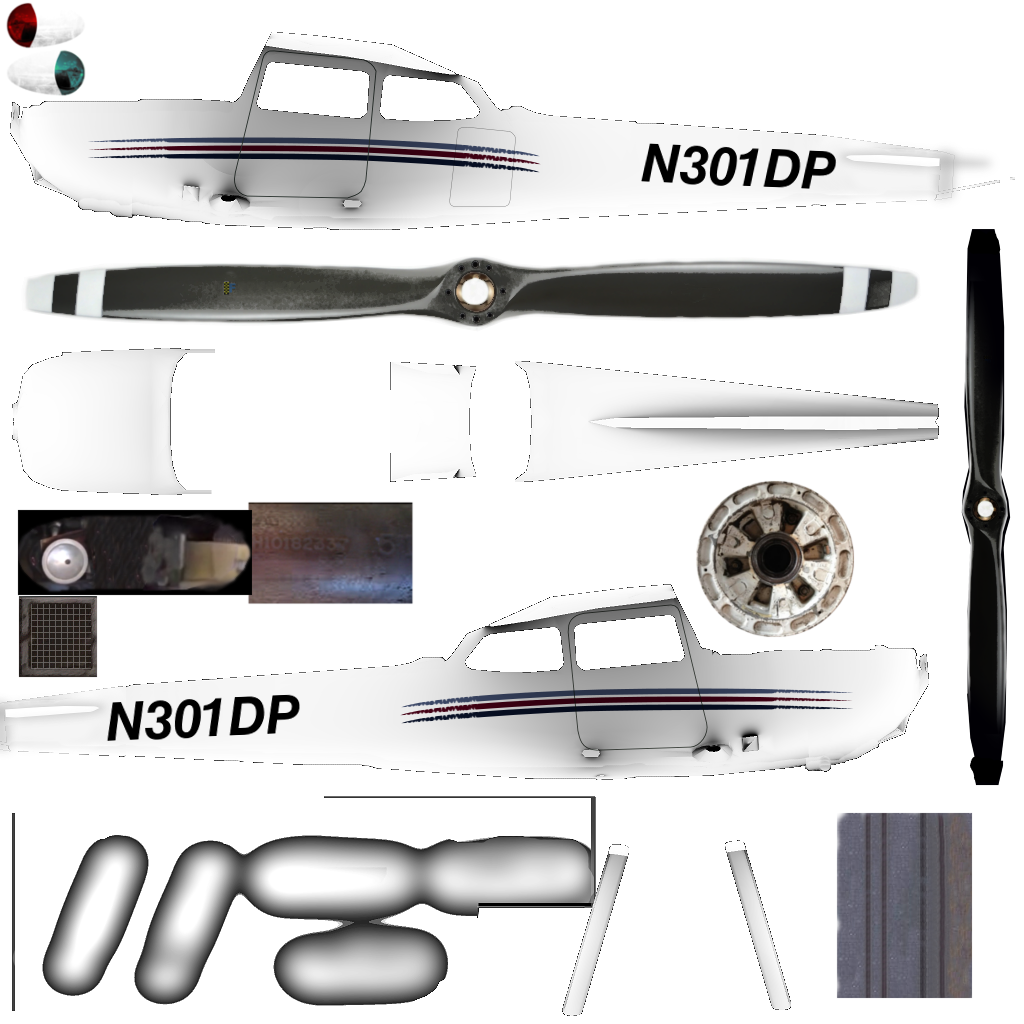
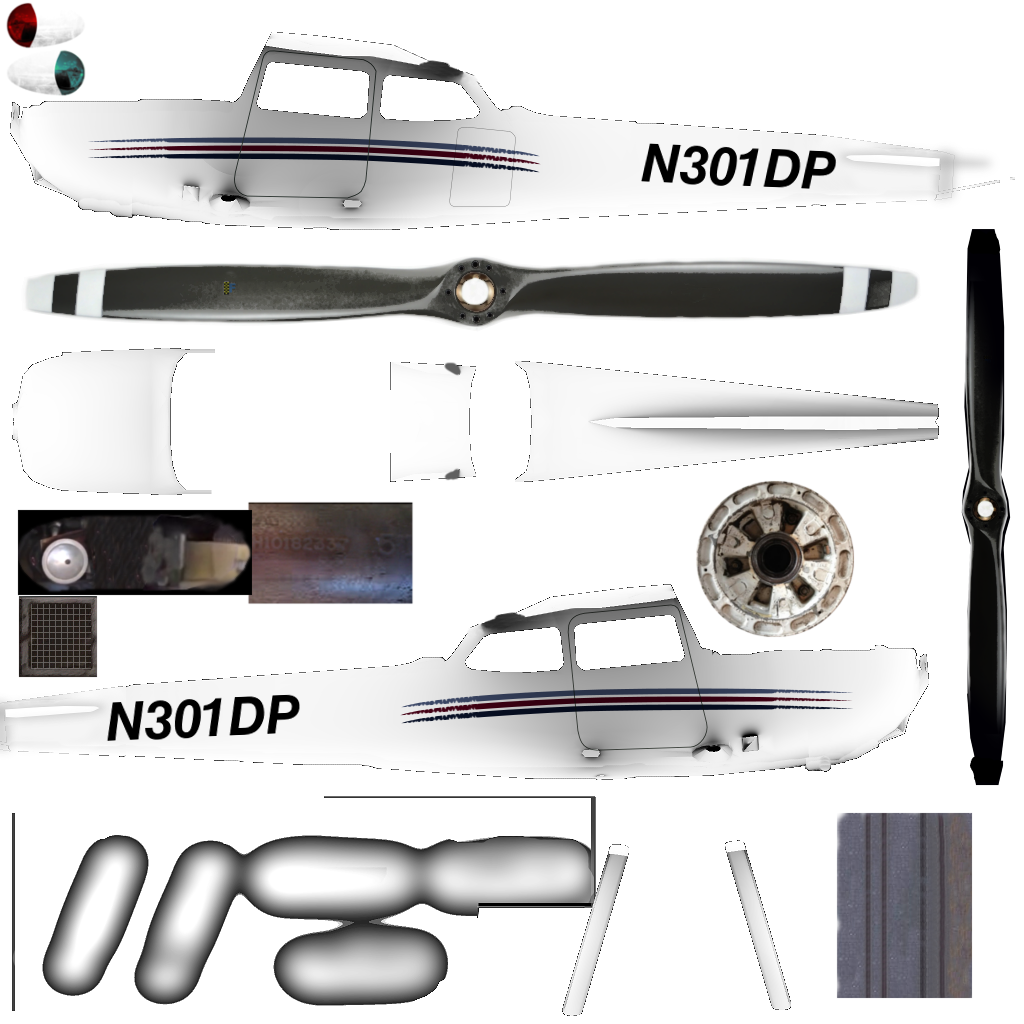
Revision of a layered 1024 × 1024 image; what changed, layer by layer:
added layer "Clipboard #2" above "Clipboard" over [332, 42, 613, 637]
hid "Clipboard" over [332, 42, 613, 637]
